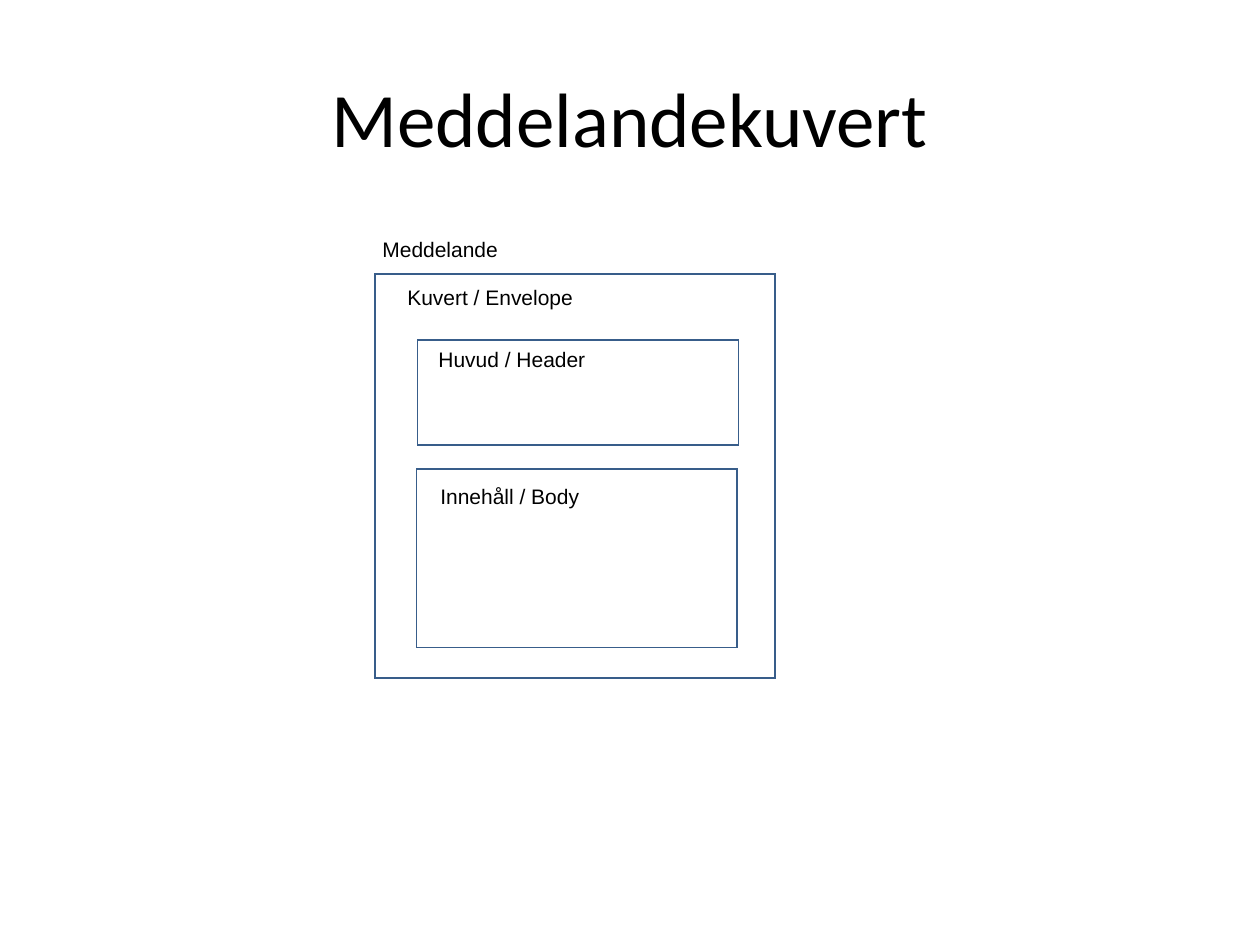
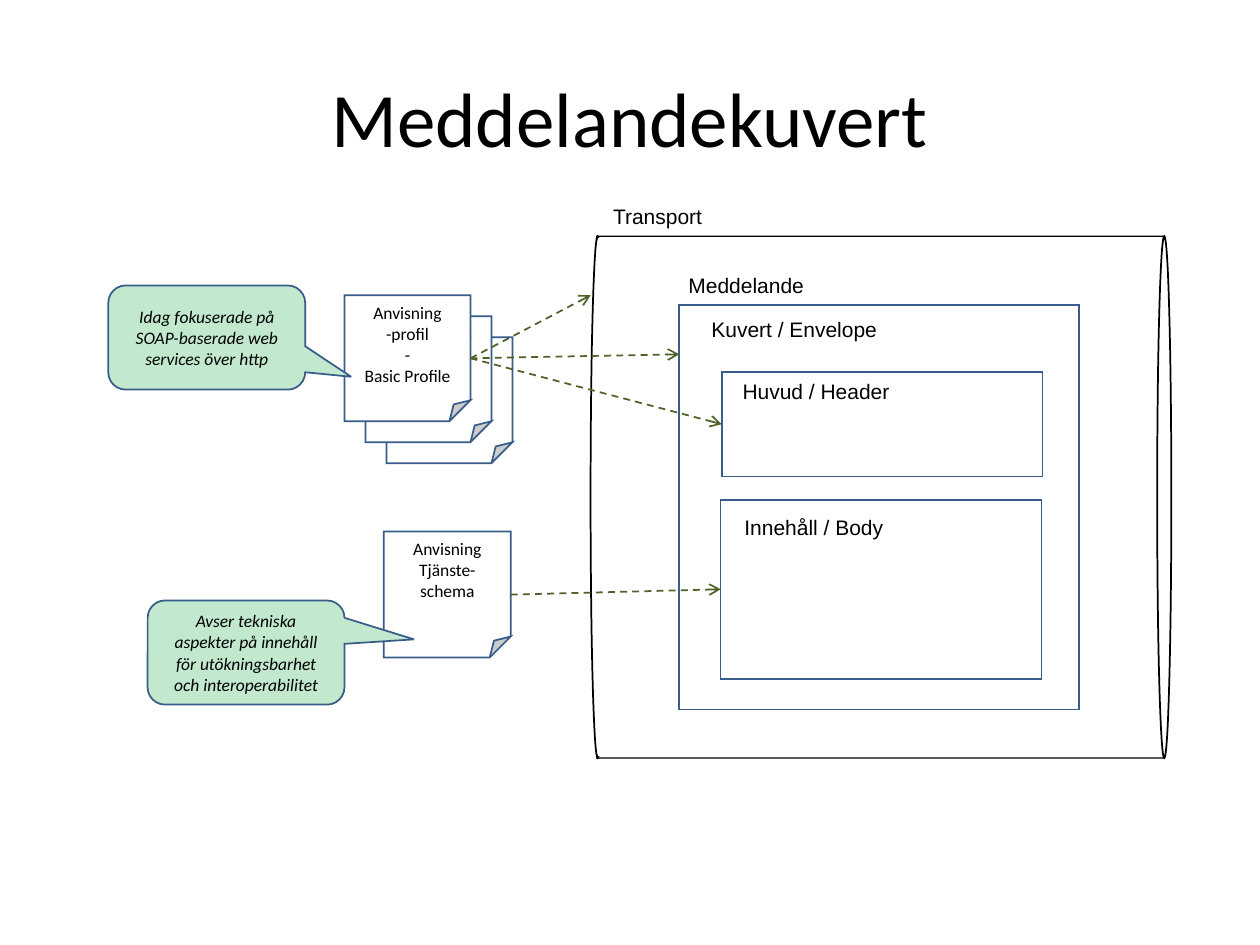
Before and after one commit to admstar/rivta, a slide deck: slide 9 of doc/arbetsdokument/RIV-förvaltning, Illustrationer.ppt. Drawn at 1260x945 pixels with LibreOffice and Linux fonts; fonts in the diff are those of the drawing. Boxes give left, top, right and bottom in pixels: in the first picture for what was removed or moved away, otherwise in the second. Text is boxed around its words. In the diff, an @@ line names an element or a change of style, - is before the commit and + after.

Commit message:
Updated with figures for new profile

```diff
--- a/doc/arbetsdokument/RIV-förvaltning, Illustrationer.ppt
+++ b/doc/arbetsdokument/RIV-förvaltning, Illustrationer.ppt
@@ text added at [613, 209, 702, 228], 12 pt, text #000000 @@
+Transport
@@ group added at [591, 237, 1171, 759]: 2 lines, 2 ellipses, 1 rectangle @@
@@ text "Meddelande": place and size @@
-text "Meddelande" at [382, 241, 497, 258]
+text "Meddelande" at [688, 277, 803, 294]
@@ rounded speech box added at [108, 286, 305, 391], fill #C2E8CE, outline #385D8A 0.99 pt, 10 pt, text #000000, italic @@
+Idag fokuserade på SOAP-baserade web services över http
@@ folded corner added at [344, 295, 470, 421], fill #FFFFFF, outline #385D8A 0.99 pt, 10 pt, text #000000 @@
+Anvisning -profil
+-
+Basic Profile
@@ arrow added from (470, 358) to (591, 295), #4F6228 0.99 pt dashed @@
@@ folded corner added at [365, 316, 491, 442], fill #FFFFFF, outline #385D8A 0.99 pt, 10 pt, text #000000 @@
+RIV Tekniska Anvisningar
+-
+Profil
@@ folded corner added at [387, 338, 513, 464], fill #FFFFFF, outline #385D8A 0.99 pt, 10 pt, text #000000 @@
+RIV Tekniska Anvisningar
+-
+Profil
@@ arrow added from (470, 358) to (679, 354), #4F6228 0.99 pt dashed @@
@@ arrow added from (470, 358) to (722, 425), #4F6228 0.99 pt dashed @@
@@ 3 texts, 3 rectangles: place and size @@
-3 texts, 3 rectangles at [375, 273, 775, 678]
+3 texts, 3 rectangles at [679, 305, 1079, 709]
@@ folded corner added at [384, 532, 512, 658], fill #FFFFFF, outline #385D8A 0.99 pt, 10 pt, text #000000 @@
+Anvisning
+Tjänste-schema
@@ arrow added from (510, 595) to (721, 590), #4F6228 0.99 pt dashed @@
@@ rounded speech box added at [147, 601, 344, 706], fill #C2E8CE, outline #385D8A 0.99 pt, 10 pt, text #000000, italic @@
+Avser tekniska aspekter på innehåll för utökningsbarhet och interoperabilitet
```
Also in this commit, not shown: 9 other slides changed, 1 slide added.
